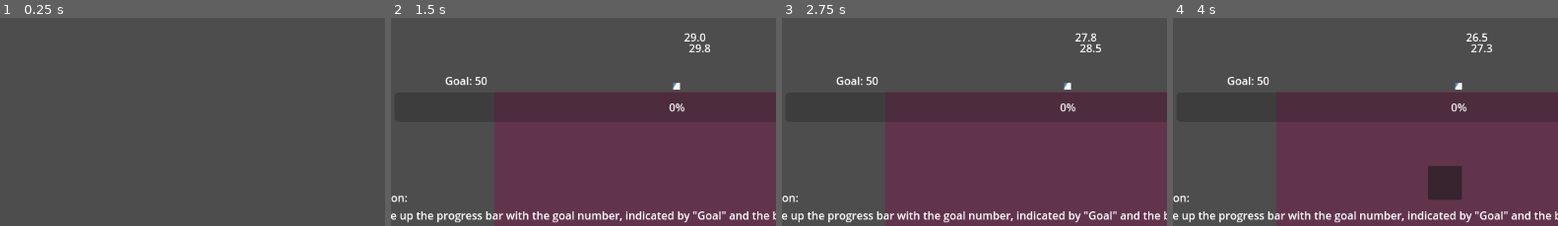
Above: before the commit, frames 1-4 (left to right).
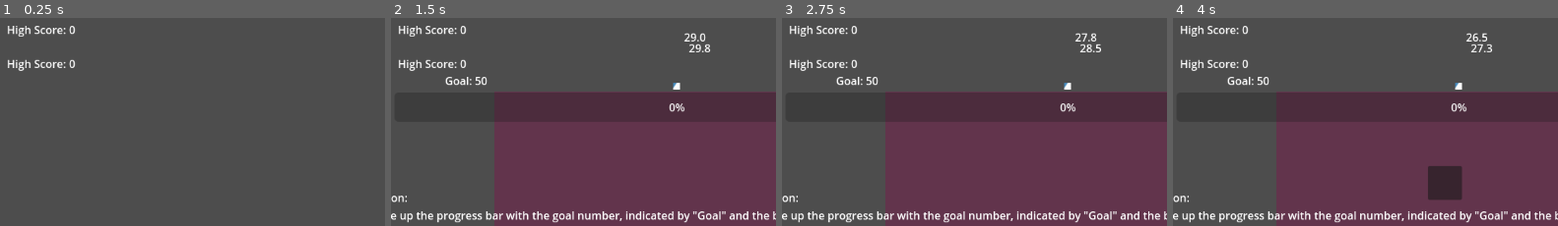
Above: after the commit, the same moments.

Repository: steagray/godot-minigame-collection
Game: Godot game, scene res://scenes/main.tscn
The game is run twice, just before and just after one commit, with the same random seed, the same clock (stepped at 60 frames per second) and the same inputs. The engine's default icon, where the game draws it, is replaced by a stand-in: a white triangle on a blue panel in a dark square.
Inputs (mouse positions are % of the whole screen's width and height, from its top left):
- Up to frame 1 (0.25 s): no input
- Up to frame 2 (1.5 s): click "minigame 1" at 0.5 s; click "minigame 2" at 1.25 s
- Up to frame 3 (2.75 s): click (71, 52) at 2.02 s
- Up to frame 4 (4 s): click (61, 60) at 2.75 s; click (35, 62) at 3.52 s
The pictures show only the part of the screen within x 12-62%, y 6-56%; the shares and areas given below are measured in that part.

The runs differ from the first frame. In frame 1, 0.8% of the frame differs, in the area x 2-20%, y 3-26%; in frame 2, 0.8%; in frame 3, 0.8%; in frame 4, 0.8%.

Commit message:
high score labels

Diff:
--- a/scenes/mainscenes/home.gd
+++ b/scenes/mainscenes/home.gd
@@ -1,11 +1,20 @@
 extends Node2D
+
+var high_scores = [0, 0]
 
 func _ready():
 	$minigame1.pressed.connect(minigame1)
 	$minigame2.pressed.connect(minigame2)
+	load_scores()
+	var i = 1
+	for score in high_scores:
+		get_node("mg" + str(i) + "hs").text = "High Score: " + str(score)
+
+func load_scores():
+	pass
 
 func minigame1():
-	add_child(load("res://scenes/mainscenes/Minigame1.tscn").instantiate())
+	get_parent().add_child(load("res://scenes/mainscenes/Minigame1.tscn").instantiate())
 
 func minigame2():
-	add_child(load("res://scenes/mainscenes/minigame2.tscn").instantiate())
+	get_parent().add_child(load("res://scenes/mainscenes/minigame2.tscn").instantiate())
--- a/scenes/mainscenes/home.tscn
+++ b/scenes/mainscenes/home.tscn
@@ -5,7 +5,7 @@
 [node name="Home" type="Node2D"]
 script = ExtResource("1_lf5wg")
 
-[node name="Label" type="Label" parent="."]
+[node name="Home" type="Label" parent="."]
 offset_left = 14.0
 offset_top = 8.0
 offset_right = 61.0
@@ -25,3 +25,17 @@
 offset_right = 122.0
 offset_bottom = 127.0
 text = "minigame 2"
+
+[node name="mg1hs" type="Label" parent="."]
+offset_left = 150.0
+offset_top = 46.0
+offset_right = 190.0
+offset_bottom = 69.0
+text = "High Score: 0"
+
+[node name="mg2hs" type="Label" parent="."]
+offset_left = 150.0
+offset_top = 96.0
+offset_right = 190.0
+offset_bottom = 119.0
+text = "High Score: 0"
